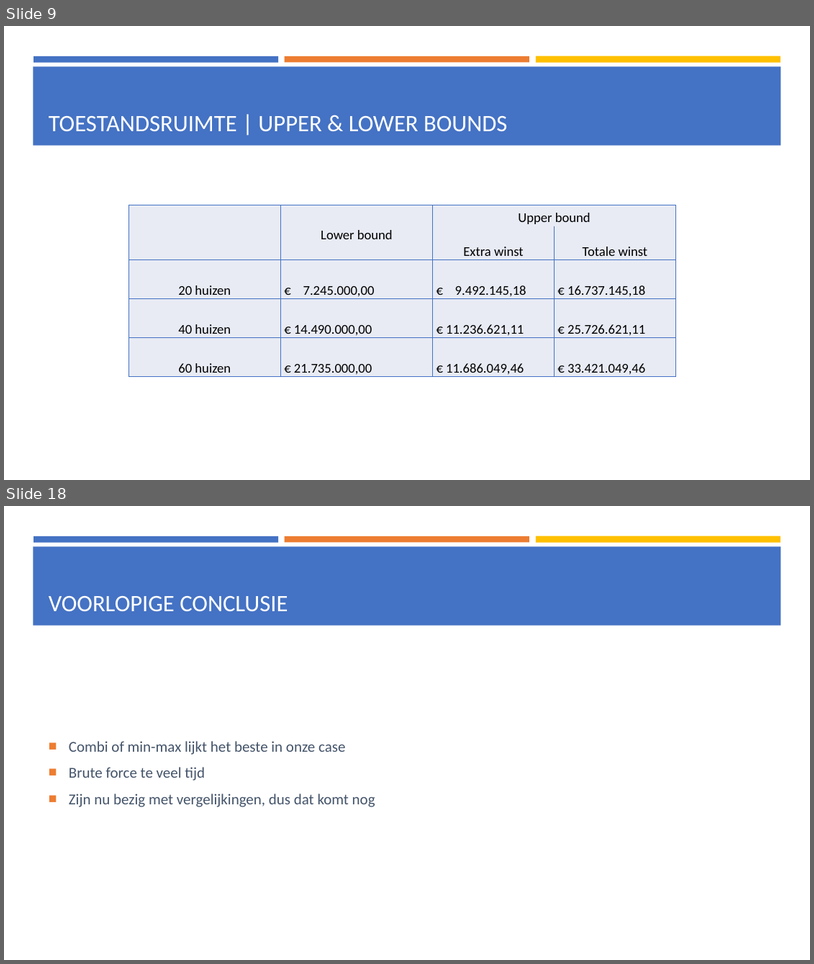
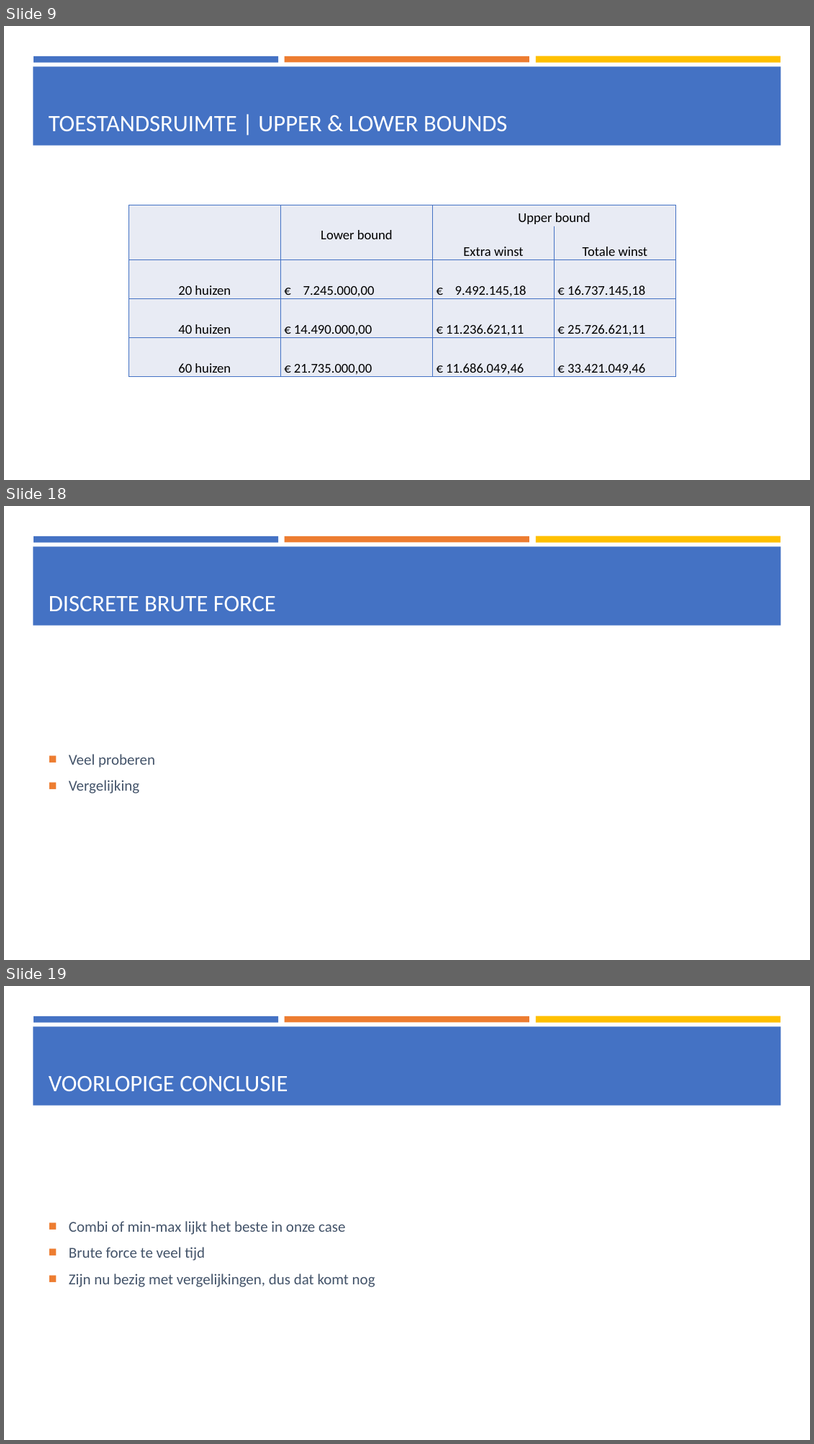
Before and after one commit to rmleushuis/Heurestieken, a slide deck: others/Presentatie 2, 18-5-2018.pptx. Shown one above the other, each under a label of ours: slides 9 and 18 before the commit, slides 9, 18 and 19 after it; the slides between them are not shown. The pictures are 814x964 and 814x1444 pixels, drawn with LibreOffice and Linux fonts; fonts in the diff are those of the drawing. Boxes give left, top, right and bottom in pixels: in the first picture for what was removed or moved away, otherwise in the second. Text is boxed around its words. In the diff, an @@ line names an element or a change of style, - is before the commit and + after.

```diff
--- a/others/Presentatie 2, 18-5-2018.pptx
+++ b/others/Presentatie 2, 18-5-2018.pptx
@@ slide 18 added at (4, 506, 810, 960), background #FFFFFF; not listed: 4 template elements that a slide beside it also shows @@
@@ title added at (49, 596, 276, 611), 28 pt, text #FFFFFF @@
+DISCRETE BRUTE FORCE
@@ text added at (69, 754, 155, 793), 18 pt, text #44546A @@
+■ Veel proberen
+■ Vergelijking
@@ what was slide 18 is now slide 19 @@
```
Also in this commit, not shown: 6 slides changed, 4 other slides added, 4 slides removed.
